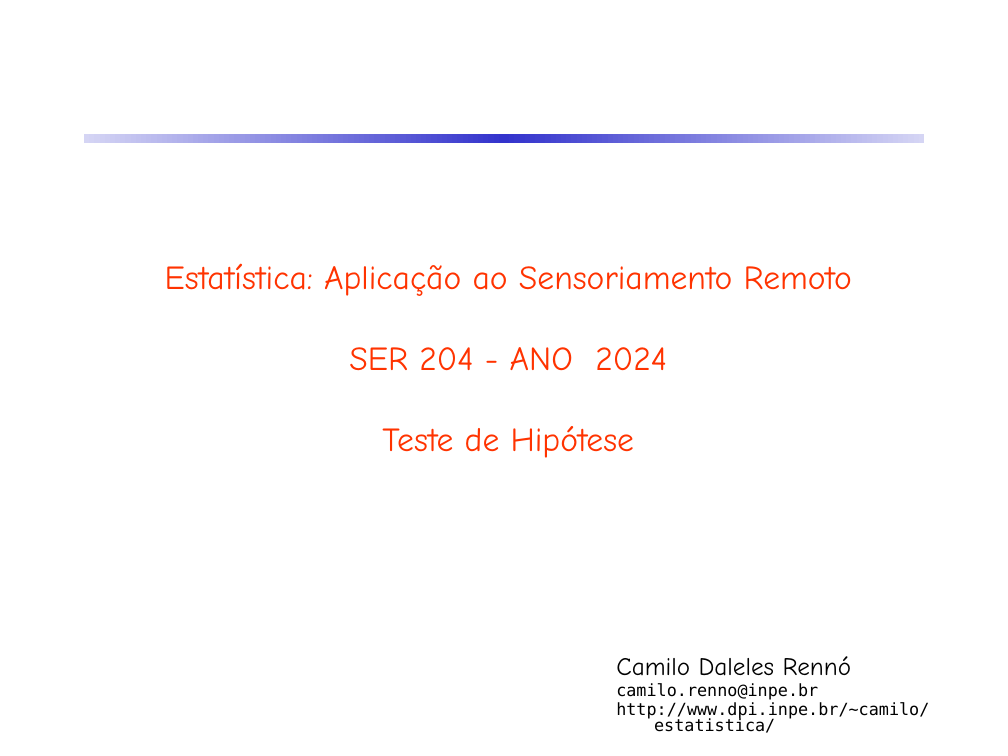
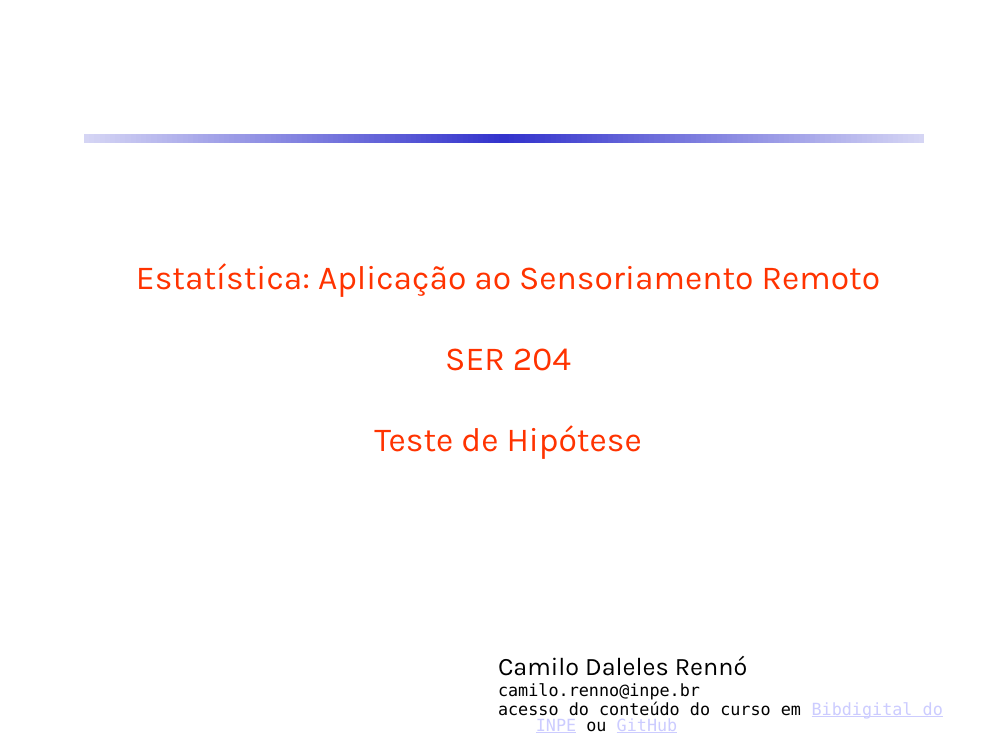
Before and after one commit to CDRenno/Estatistica, a slide deck: slide 1 of ppt/07TesteHip.pptx. Drawn at 1008x756 pixels with LibreOffice and Linux fonts; fonts in the diff are those of the drawing. Boxes give left, top, right and bottom in pixels: in the first picture for what was removed or moved away, otherwise in the second. Text is boxed around its words. In the diff, an @@ line names an element or a change of style, - is before the commit and + after.

```diff
--- a/ppt/07TesteHip.pptx
+++ b/ppt/07TesteHip.pptx
@@ title at (136, 263, 881, 459): text changed; font Comic Neue to Karla @@
-Estatística: Aplicação ao Sensoriamento Remoto
-SER 204 - ANO 2024
-Teste de Hipótese
+Estatística: Aplicação ao Sensoriamento Remoto
+SER 204
+Teste de Hipótese
@@ text "Camilo Daleles Rennó": place and size @@
-text "Camilo Daleles Rennó" at (616, 656, 929, 733)
+text "Camilo Daleles Rennó" at (498, 656, 943, 733)
@@ text at (498, 656, 748, 676): font Comic Neue to Karla in "Camilo Daleles Rennó" @@
@@ text at (498, 702, 943, 733): text changed @@
-http://www.dpi.inpe.br/~camilo/estatistica/
+acesso do conteúdo do curso em Bibdigital do INPE ou GitHub
```
Also in this commit, not shown: 60 other slides changed, 5 other files.
